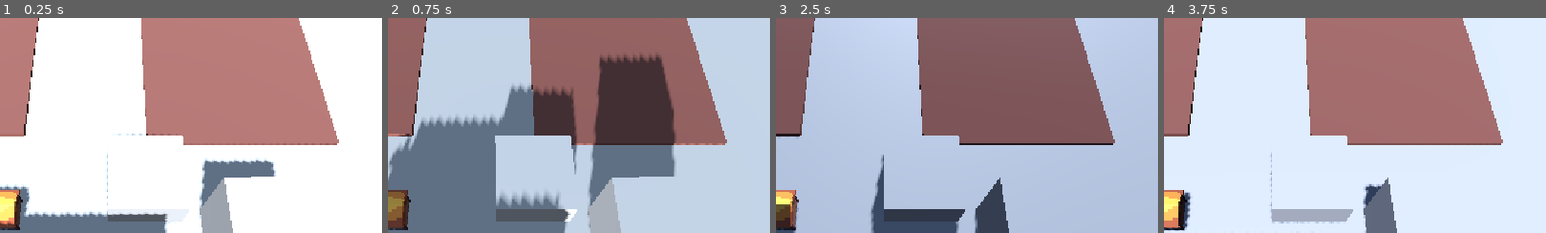
Above: before the commit, frames 1-4 (left to right).
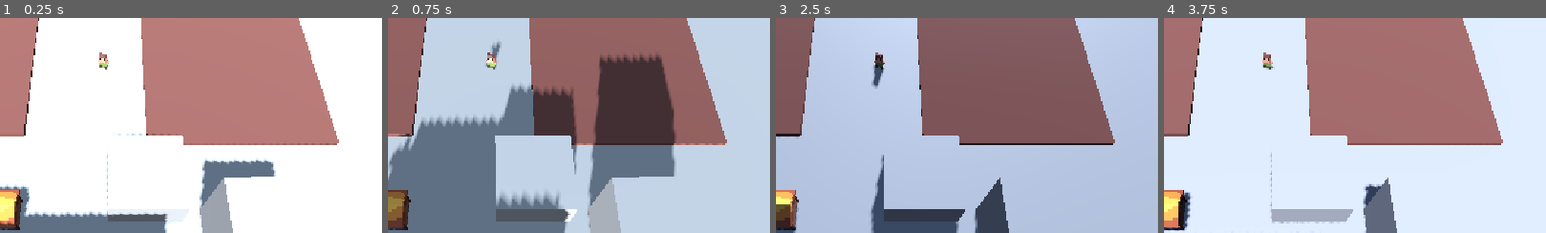
Above: after the commit, the same moments.

Repository: ToBinio/secrets-of-soil
Game: Godot game, scene res://scenes/main.tscn
Two runs of this game, one before a commit and one after it. Both use one fixed random seed, a clock stepped at 60 frames per second and the inputs below.
Inputs:
- Up to frame 1 (0.25 s): no input
- Up to frame 2 (0.75 s): click "Next Day" at 0.5 s
- Up to frame 3 (2.5 s): click "Next Day" at 1.25 s; click "Sunflower" at 2 s
- Up to frame 4 (3.75 s): click "i" at 2.75 s; click "Wheat" at 3.5 s
The pictures show only the part of the screen within x 36-86%, y 0-50%; the shares and areas given below are measured in that part.

The runs differ from the first frame. In frame 1, 0.2% of the frame differs, in the area x 25-29%, y 16-24%; in frame 2, 0.3%; in frame 3, 0.4%, in the area x 25-29%, y 16-33%; in frame 4, 0.2%.

Commit message:
added villager mesh

Diff:
--- a/scenes/main.tscn
+++ b/scenes/main.tscn
@@ -7,6 +7,7 @@
 [ext_resource type="PackedScene" uid="uid://cec3esephtkpq" path="res://scenes/ui/info.tscn" id="3_sugp2"]
 [ext_resource type="PackedScene" uid="uid://cheyy73j6p542" path="res://scenes/ui/plant_list.tscn" id="4_tefeu"]
 [ext_resource type="PackedScene" uid="uid://dyc8nhwgqib5g" path="res://assets/houses/housA/houseA.gltf" id="7_o6xl0"]
+[ext_resource type="PackedScene" uid="uid://d3maoy3blejtf" path="res://assets/villagers/villager_1.glb" id="8_tipki"]
 
 [sub_resource type="Animation" id="Animation_sugp2"]
 resource_name = "DayNightCycle"
@@ -214,4 +215,7 @@
 [node name="blockbench_export3" parent="." instance=ExtResource("7_o6xl0")]
 transform = Transform3D(-0.00619581, -0.00284205, 0.999977, 0.00205085, 0.999994, 0.00285481, -0.999979, 0.00206849, -0.00618994, -5.24533, 0, 4.32433)
 
+[node name="villager 1" parent="." instance=ExtResource("8_tipki")]
+transform = Transform3D(-0.942519, 0, 0.334152, -0.0661677, 0.980199, -0.186634, -0.327536, -0.198017, -0.923856, 0, 0, 0)
+
 [connection signal="pressed" from="Ui/NextDay/Button" to="Ui/NextDay" method="_on_next_day_button_pressed"]
Binary file added: assets/villagers/texture.png
Not shown, added: assets/villagers/texture.png.import
Binary file added: assets/villagers/villager_1.glb
Not shown, added: assets/villagers/villager_1.glb.import
Not shown: 1 places in scenes/main.tscn that only renumber resources
Not shown, added: assets/villagers/villager_1.bbmodel
